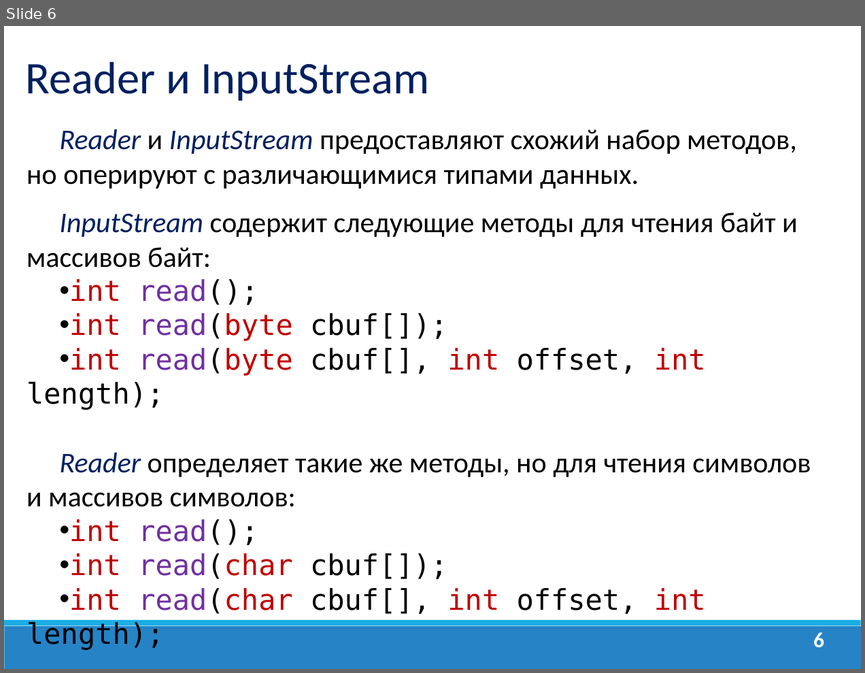
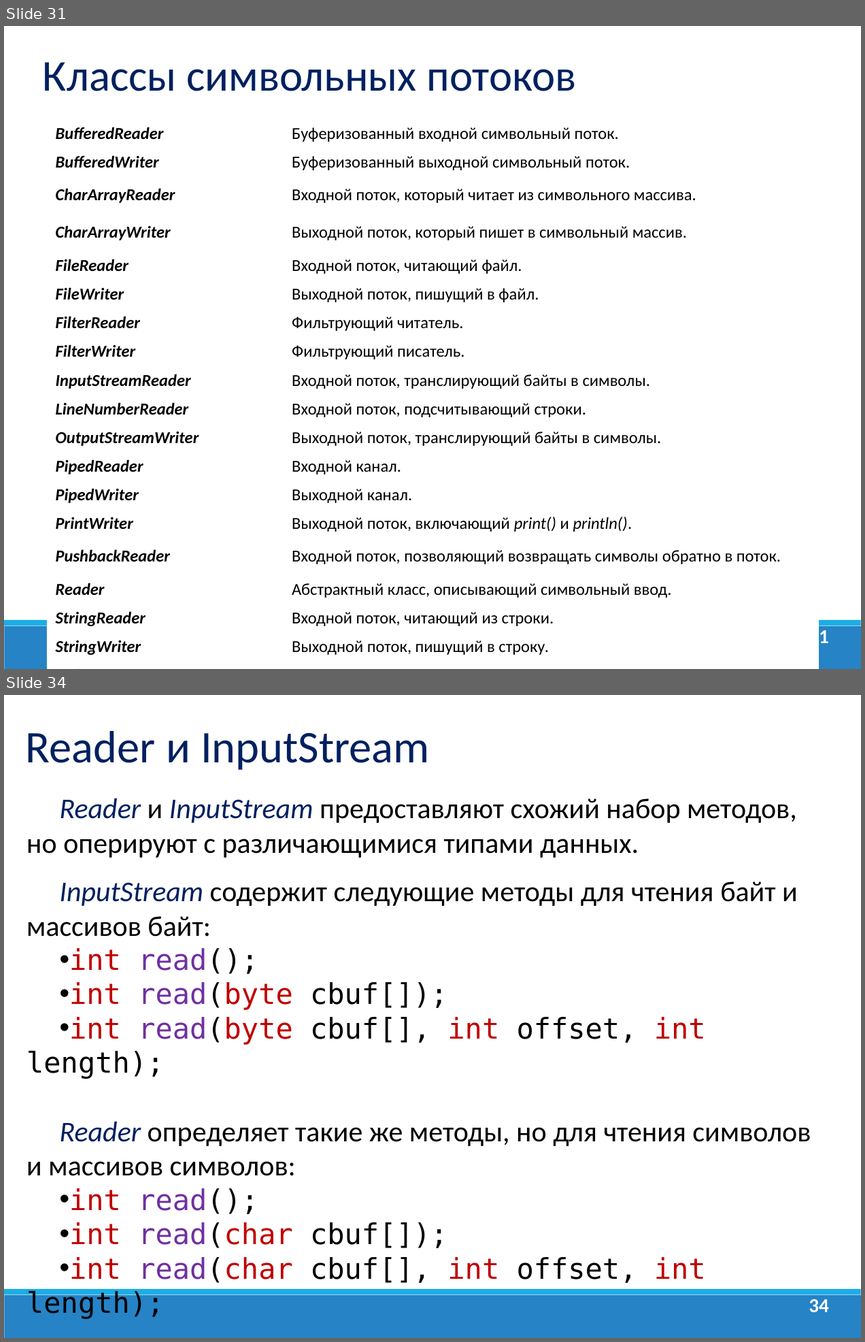
Before and after one commit to dmitry-academy/academy_5220, a slide deck: academy5220/resources/presentations_old/Java_Lection_11.Потоки ввода вывода.ppt. Shown one above the other, each under a label of ours: slide 6 before the commit, slides 31 and 34 after it; the slides between them are not shown. The pictures are 865x673 and 865x1342 pixels, drawn with LibreOffice and Linux fonts; fonts in the diff are those of the drawing; background and template pictures are left out. Boxes give left, top, right and bottom in pixels: in the first picture for what was removed or moved away, otherwise in the second. Text is boxed around its words. In the diff, an @@ line names an element or a change of style, - is before the commit and + after.

```diff
--- a/academy5220/resources/presentations_old/Java_Lection_11.Потоки ввода вывода.ppt
+++ b/academy5220/resources/presentations_old/Java_Lection_11.Потоки ввода вывода.ppt
@@ slide 31 added at box(4, 26, 861, 669), background #FFFFFF; not listed: 2 template elements that a slide beside it also shows @@
@@ text added at box(43, 62, 577, 91), 37 pt, text #002060 @@
+Классы символьных потоков
@@ table added at box(47, 118, 819, 657), 19 rows, 2 columns @@
+BufferedReader | Буферизованный входной символьный поток.
+BufferedWriter | Буферизованный выходной символьный поток.
+CharArrayReader | Входной поток, который читает из символьного массива.
+CharArrayWriter | Выходной поток, который пишет в символьный массив.
+FileReader | Входной поток, читающий файл.
+FileWriter | Выходной поток, пишущий в файл.
+FilterReader | Фильтрующий читатель.
+FilterWriter | Фильтрующий писатель.
+InputStreamReader | Входной поток, транслирующий байты в символы.
+LineNumberReader | Входной поток, подсчитывающий строки.
+OutputStreamWriter | Выходной поток, транслирующий байты в символы.
+PipedReader | Входной канал.
+PipedWriter | Выходной канал.
+PrintWriter | Выходной поток, включающий print() и println().
+PushbackReader | Входной поток, позволяющий возвращать символы обратно в поток.
+Reader | Абстрактный класс, описывающий символьный ввод.
+StringReader | Входной поток, читающий из строки.
+StringWriter | Выходной поток, пишущий в строку.
+Writer | Абстрактный класс, описывающий символьный вывод.
@@ page number added at box(808, 626, 828, 648), 16.6 pt, text #FFFFFF, bold @@
+31
@@ what was slide 6 is now slide 34 @@
@@ page number at box(808, 1299, 828, 1312): text changed; size 18 to 16.6 pt @@
-6
+34
```
Also in this commit, not shown: 9 slides changed, 29 other slides added, 2 slides removed, 18 other files.
